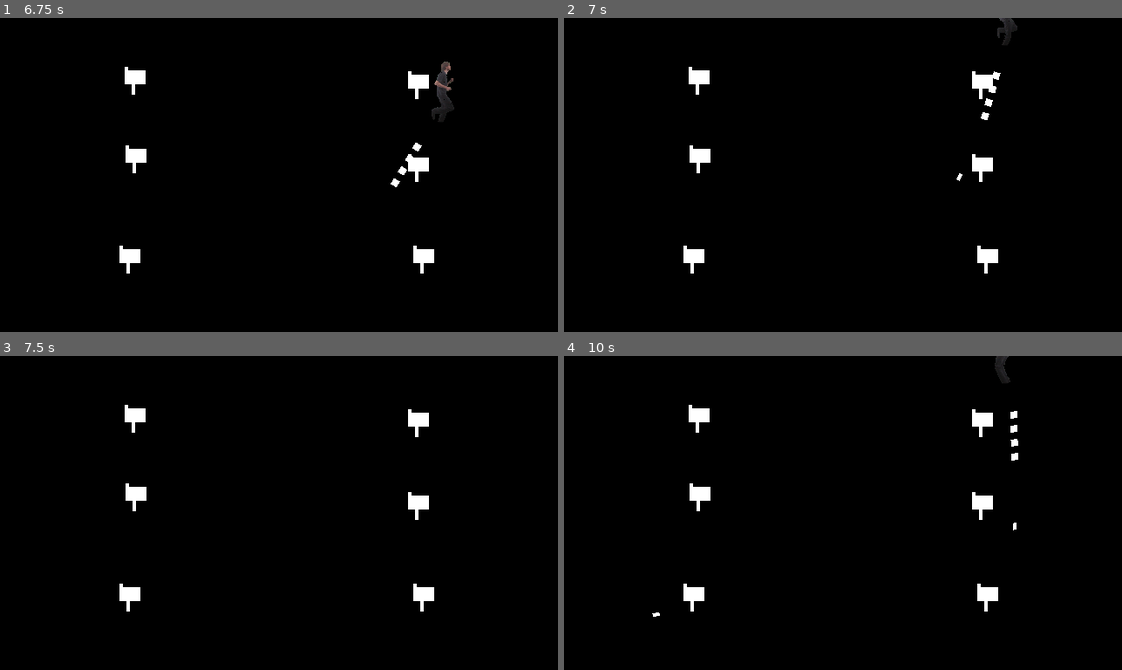
Above: before the commit, frames 1-4 (two rows, left to right).
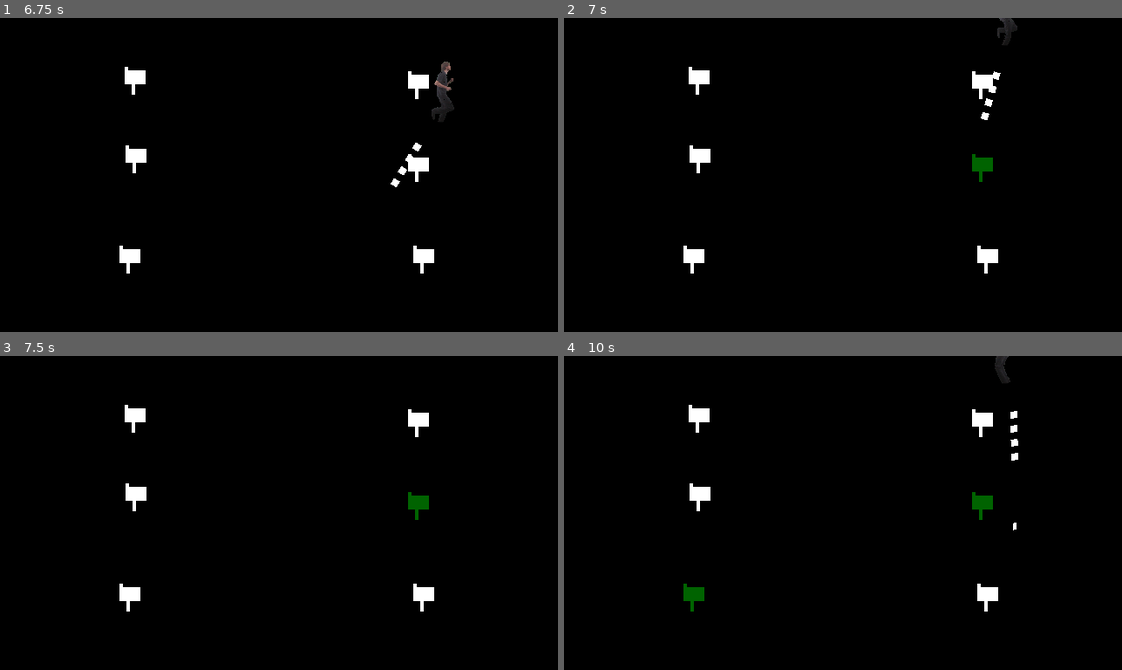
Above: after the commit, the same moments.

Repository: granumignis/PaperDelivery2000
Game: Godot game, scene res://Level00.tscn
Same seed, same stepped clock (60 frames per second), same inputs: the game is played once before the commit and once after it.
Inputs (mouse positions are in pixels of both pictures, inside the frame that each line leads up to):
- Up to frame 1 (6.75 s): tap Enter (ui_accept) at 0.5, 0.77, 1.52, 3.02, 3.77, 4.52, 6.02 s; move the mouse to (401, 159) at 0.52 s; hold Right (ui_right) 0.53-1.28 s; move the mouse to (167, 190) at 1.27 s; hold Down (ui_down) 1.28-2.03 s; move the mouse to (334, 105) at 2.02 s; hold Right (ui_right) 2.03-2.78 s; move the mouse to (251, 237) at 2.77 s; hold Up (ui_up) 2.78-3.53 s; move the mouse to (446, 222) at 3.52 s; hold Left (ui_left) 3.53-5.03 s; move the mouse to (111, 127) at 4.27 s; move the mouse to (306, 175) at 5.02 s; hold Down (ui_down) 5.03-5.78 s; move the mouse to (195, 96) at 5.77 s; hold Right (ui_right) 5.78-6.53 s; move the mouse to (401, 159) at 6.52 s; hold Up (ui_up) from 6.53 s (still down)
- Up to frame 2 (7 s): keep holding Up (ui_up); tap Enter (ui_accept) at 6.77 s
- Up to frame 3 (7.5 s): move the mouse to (167, 528) at 7.27 s; release Up (ui_up) at 7.28 s; hold Right (ui_right) from 7.28 s (still down)
- Up to frame 4 (10 s): tap Enter (ui_accept) at 7.52, 8, 9.02, 9.77 s; move the mouse to (898, 443) at 8.02 s; release Right (ui_right) at 8.03 s; hold Down (ui_down) 8.03-8.78 s; move the mouse to (815, 575) at 8.77 s; hold Left (ui_left) 8.78-9.53 s; move the mouse to (1010, 560) at 9.52 s; hold Up (ui_up) from 9.53 s (still down)

Frame 1 is identical in both runs. In frame 2, 0.2% of the frame differs, in the area x 70-77%, y 43-53%; in frame 3, 0.2%; in frame 4, 0.4%, in the area x 15-77%, y 43-84%.

Commit message:
restored mailbox functionality

Diff:
--- a/Classes/GameObject2D.gd
+++ b/Classes/GameObject2D.gd
@@ -1,10 +1,21 @@
 extends Area2D
 
+export(bool) var HasNewsPaperInIt = false
 onready var sprite = $Sprite
 onready var level = get_owner()
 
+signal NewsPaper_Delivered
+
 func _on_VisibilityNotifier2D_screen_exited():
-	pass
+	queue_free()
 
 func _on_MailBox_body_entered(body):
-	pass
+	if body.get_class() == "NewsPaper":
+		body.queue_free()
+		if HasNewsPaperInIt == false:
+			print(body.get_class() + " Entered Mailbox")
+			level._on_MailBox_NewsPaper_Delivered(self.name, self.position)
+			var main = get_tree().current_scene
+			main.delivered = main.delivered +1
+			HasNewsPaperInIt = true
+			sprite.set_self_modulate(Color( 0, 0.39, 0, 1 ))
--- a/score_data.json
+++ b/score_data.json
@@ -1 +1 @@
-{"highscore":72316}
+{"highscore":38226}
